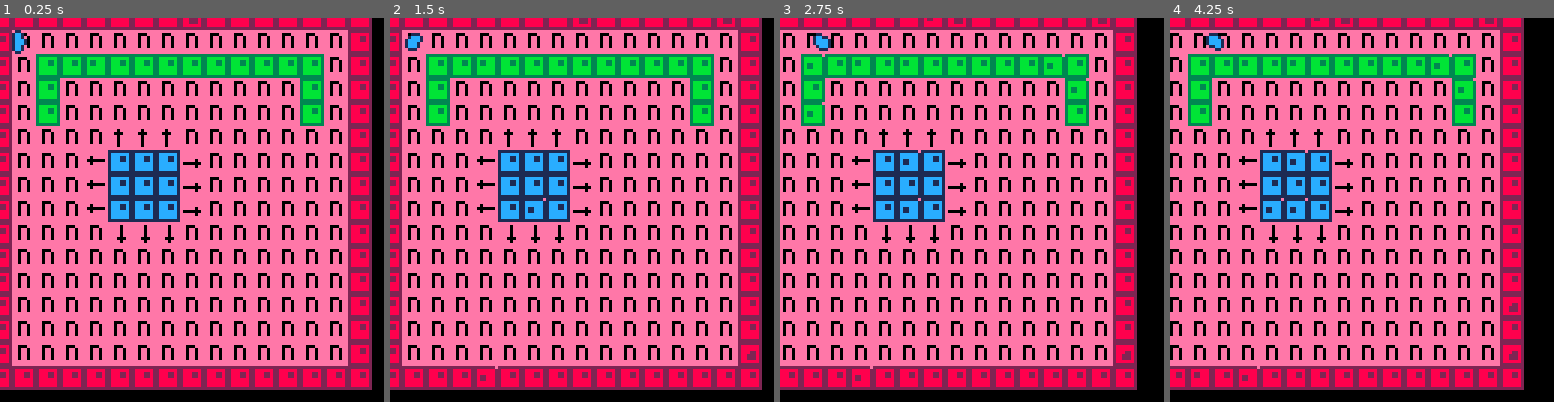
Above: before the commit, frames 1-4 (left to right).
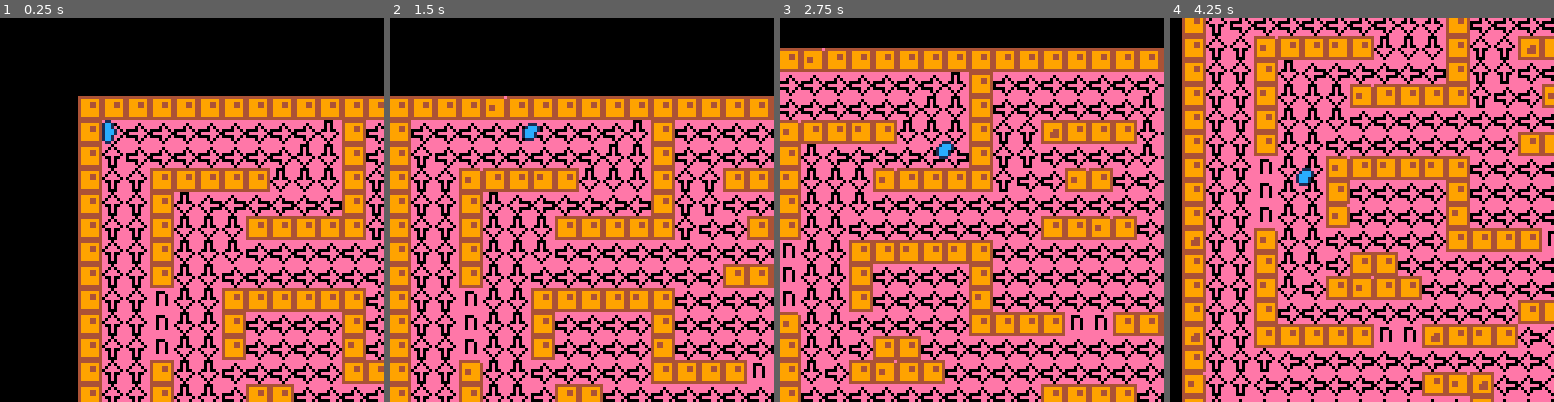
Above: after the commit, the same moments.

Repository: Compynerd255/thehansinator-ludum-dare-38
Game: PICO-8 cartridge game.p8
Two runs of this game, one before a commit and one after it. Both use one fixed random seed, a clock stepped at 60 frames per second and the inputs below.
Inputs:
- Up to frame 1 (0.25 s): no input
- Up to frame 2 (1.5 s): tap X (X key) at 0.33, 1.07 s; tap O (Z key) at 0.7 s
- Up to frame 3 (2.75 s): hold Right 1.6-2.1 s; tap O (Z key) at 1.7, 2.1, 2.5 s; tap X (X key) at 1.85 s; hold Up 2.15-2.42 s; hold Right from 2.47 s (still down)
- Up to frame 4 (4.25 s): tap O (Z key) every 0.4 s from 2.9 to 4.1 s; tap X (X key) at 2.97, 4.08 s; release Right at 3.03 s; hold Left 3.08-3.58 s; hold Down 3.63-3.97 s; hold Right from 4.02 s (still down)

The runs differ from the first frame. In frame 1, 74% of the frame differs, in the area x 0-100%, y 0-100%; in frame 2, 69%; in frame 3, 66%; in frame 4, 71%.

Commit message:
Add an actual fun map to traverse w/o relying on block destruction

Diff:
--- a/game.p8
+++ b/game.p8
@@ -49,11 +49,11 @@
 
 cls(14)
 local camx=
- (player.x)*(fieldwidth-16)/
- fieldwidth
+ (player.x)*(fieldwidth-8)/
+ fieldwidth-4
 local camy=
- (player.y)*(fieldheight-16)/
- fieldheight
+ (player.y)*(fieldheight-8)/
+ fieldheight-4
 camera((camx*8),(camy*8))
 draw_map(camx,camy)
 draw_slime(player)
@@ -341,14 +341,14 @@
 
 end
 __gfx__
-00000000eeeeeeeeeeeeeeeeeeeeeeeeeeeeeeeeeeeeeeeeeeeeeeeeeeeeeeeeeeeeeeeeeeeeeeeeeeeeeeeeeeeeeeeeeeeeeeeeeeeeeeeeeeeeeeeeeeeeeeee
-00000000eeeeeeeeeeeeeeeeeee0eeeeeeee0eeeee000eeeeeeeeeeeeeeeeeeeeeeeeeeeeeeeeeeeeeeeeeeeeeeeeeeeeeeeeeeeeeeeeeeeeeeeeeeeeeeeeeee
-00000000ee0eeeeeeeeeeeeeee000eeeeeee0eeeee0ee0eeeeeeeeeeeeeeeeeeeeeeeeeeeeeeeeeeeeeeeeeeeeeeeeeeeeeeeeeeeeeeeeeeeeeeeeeeeeeeeeee
-00000000e000000eeeeee0eeeee0eeeeeeee0eeeee0ee0eeeeeeeeeeeeeeeeeeeeeeeeeeeeeeeeeeeeeeeeeeeeeeeeeeeeeeeeeeeeeeeeeeeeeeeeeeeeeeeeee
-00000000ee0eeeeee000000eeee0eeeeeeee0eeeee0ee0eeeeeeeeeeeeeeeeeeeeeeeeeeeeeeeeeeeeeeeeeeeeeeeeeeeeeeeeeeeeeeeeeeeeeeeeeeeeeeeeee
-00000000eeeeeeeeeeeee0eeeee0eeeeeee000eeee0ee0eeeeeeeeeeeeeeeeeeeeeeeeeeeeeeeeeeeeeeeeeeeeeeeeeeeeeeeeeeeeeeeeeeeeeeeeeeeeeeeeee
-00000000eeeeeeeeeeeeeeeeeee0eeeeeeee0eeeeeeeeeeeeeeeeeeeeeeeeeeeeeeeeeeeeeeeeeeeeeeeeeeeeeeeeeeeeeeeeeeeeeeeeeeeeeeeeeeeeeeeeeee
-00000000eeeeeeeeeeeeeeeeeeeeeeeeeeeeeeeeeeeeeeeeeeeeeeeeeeeeeeeeeeeeeeeeeeeeeeeeeeeeeeeeeeeeeeeeeeeeeeeeeeeeeeeeeeeeeeeeeeeeeeee
+00000000eeeeeeeeeeeeeeeeeee0eeeeee000eeeeeeeeeeeeeeeeeeeeeeeeeeeeeeeeeeeeeeeeeeeeeeeeeeeeeeeeeeeeeeeeeeeeeeeeeeeeeeeeeeeeeeeeeee
+00000000eee0eeeeeeee0eeeee0e0eeeee0e0eeeee000eeeeeeeeeeeeeeeeeeeeeeeeeeeeeeeeeeeeeeeeeeeeeeeeeeeeeeeeeeeeeeeeeeeeeeeeeeeeeeeeeee
+00000000ee0e0eeeeee0e0eee0eee0eeee0e0eeeee0ee0eeeeeeeeeeeeeeeeeeeeeeeeeeeeeeeeeeeeeeeeeeeeeeeeeeeeeeeeeeeeeeeeeeeeeeeeeeeeeeeeee
+00000000e0ee00000000ee0e0eeeee0ee00e00eeee0ee0eeeeeeeeeeeeeeeeeeeeeeeeeeeeeeeeeeeeeeeeeeeeeeeeeeeeeeeeeeeeeeeeeeeeeeeeeeeeeeeeee
+000000000eeeeee00eeeeee0e00e00ee0eeeee0eee0ee0eeeeeeeeeeeeeeeeeeeeeeeeeeeeeeeeeeeeeeeeeeeeeeeeeeeeeeeeeeeeeeeeeeeeeeeeeeeeeeeeee
+00000000e0ee00000000ee0eee0e0eeee0eee0eeee0ee0eeeeeeeeeeeeeeeeeeeeeeeeeeeeeeeeeeeeeeeeeeeeeeeeeeeeeeeeeeeeeeeeeeeeeeeeeeeeeeeeee
+00000000ee0e0eeeeee0e0eeee0e0eeeee0e0eeeeeeeeeeeeeeeeeeeeeeeeeeeeeeeeeeeeeeeeeeeeeeeeeeeeeeeeeeeeeeeeeeeeeeeeeeeeeeeeeeeeeeeeeee
+00000000eee0eeeeeeee0eeeee000eeeeee0eeeeeeeeeeeeeeeeeeeeeeeeeeeeeeeeeeeeeeeeeeeeeeeeeeeeeeeeeeeeeeeeeeeeeeeeeeeeeeeeeeeeeeeeeeee
 222222222222222e2222222222222222111111111111111e1111111111111111333333333333333e3333333333333333444444444444444e4444444444444444
 288888822888888228888882288888821cccccc11cccccc11cccccc11cccccc13bbbbbb33bbbbbb33bbbbbb33bbbbbb349999994499999944999999449999994
 288822822888888228888882282288821ccc11c11cccccc11cccccc11c11ccc13bbb33b33bbbbbb33bbbbbb33b33bbb349994494499999944999999449449994
@@ -405,7 +405,7 @@
 e222222ee222222eee2882eeee2882eee111111ee111111eee1cc1eeee1cc1eee333333ee333333eee3bb3eeee3bb3eee444444ee444444eee4994eeee4994ee
 eeeeeeeeeeeeeeeeee2882eeee2882eeeeeeeeeeeeeeeeeeee1cc1eeee1cc1eeeeeeeeeeeeeeeeeeee3bb3eeee3bb3eeeeeeeeeeeeeeeeeeee4994eeee4994ee
 eeeeeeeeeeeeeeeeeee22eeeeee22eeeeeeeeeeeeeeeeeeeeee11eeeeee11eeeeeeeeeeeeeeeeeeeeee33eeeeee33eeeeeeeeeeeeeeeeeeeeee44eeeeee44eee
-eeeeeeeeeeeeeeeeeeeeeeeeeeeeeeeeeeeeeeeeeeeeeeeeeeeeeeeeeeeeeeeeeeeeeeeeeeeeeeeeeeeeeeeeeeeeeeeeeeeeeeeeeeeeeeeeeeeeeeeeeeeeeeee
+eeeeeeeeeeeeeeeeeeeeeeeeeeeeeeeeeeeeeeeeeeeeeeeeeeeeeeeec1c1eeeeeeeeeeeeeeeeeeeeeeeeeeeeeeeeeeeeeeeeeeeeeeeeeeeeeeeeeeeeeeeeeeee
 eeeeeeeeeeeeeeeeeeeeeeeeeeeeeeeeeeeeeeeeeeeeeeeeeeeeeeeeeeeeeeeeeeeeeeeeeeeeeeeeeeeeeeeeeeeeeeeeeeeeeeeeeeeeeeeeeeeeeeeeeeeeeeee
 eeeeeeeeeeeeeeeeeeeeeeeeeeeeeeeeeeeeeeeeeeeeeeeeeeeeeeeeeeeeeeeeeeeeeeeeeeeeeeeeeeeeeeeeeeeeeeeeeeeeeeeeeeeeeeeeeeeeeeeeeeeeeeee
 eeeeeeeeeeeeeeeeeeeeeeeeeeeeeeeeeeeeeeeeeeeeeeeeeeeeeeeeeeeeeeeeeeeeeeeeeeeeeeeeeeeeeeeeeeeeeeeeeeeeeeeeeeeeeeeeeeeeeeeeeeeeeeee
@@ -474,165 +474,165 @@
 0201010101010000000000000000000002020202020202020202020202020202000000000000000000000000000000000000000000000000000000000000000000000000000000000000000000000000000000000000000000000000000000000000000000000000000000000000000000000000000000000000000000000000
 0000000000000000000000000000000000000000000000000000000000000000000000000000000000000000000000000000000000000000000000000000000000000000000000000000000000000000000000000000000000000000000000000000000000000000000000000000000000000000000000000000000000000000
 __map__
-1010101010101010101010101010101000000000000000000000000000000000000000000000000000000000000000000000000000000000000000000000000000000000000000000000000000000000000000000000000000000000000000000000000000000000000000000000000000000000000000000000000000000000
-1005050505050505050505050505051000000000000000000000000000000000000000000000000000000000000000000000000000000000000000000000000000000000000000000000000000000000000000000000000000000000000000000000000000000000000000000000000000000000000000000000000000000000
-1005181818181818181818181818051000000000000000000000000000000000000000000000000000000000000000000000000000000000000000000000000000000000000000000000000000000000000000000000000000000000000000000000000000000000000000000000000000000000000000000000000000000000
-1005180505050505050505050518051000000000000000000000000000000000000000000000000000000000000000000000000000000000000000000000000000000000000000000000000000000000000000000000000000000000000000000000000000000000000000000000000000000000000000000000000000000000
-1005180505050505050505050518051000000000000000000000000000000000000000000000000000000000000000000000000000000000000000000000000000000000000000000000000000000000000000000000000000000000000000000000000000000000000000000000000000000000000000000000000000000000
-1005050505030303050505050505051000000000000000000000000000000000000000000000000000000000000000000000000000000000000000000000000000000000000000000000000000000000000000000000000000000000000000000000000000000000000000000000000000000000000000000000000000000000
-1005050501141414020505050505051000000000000000000000000000000000000000000000000000000000000000000000000000000000000000000000000000000000000000000000000000000000000000000000000000000000000000000000000000000000000000000000000000000000000000000000000000000000
-1005050501141414020505050505051000000000000000000000000000000000000000000000000000000000000000000000000000000000000000000000000000000000000000000000000000000000000000000000000000000000000000000000000000000000000000000000000000000000000000000000000000000000
-1005050501141414020505050505051000000000000000000000000000000000000000000000000000000000000000000000000000000000000000000000000000000000000000000000000000000000000000000000000000000000000000000000000000000000000000000000000000000000000000000000000000000000
-1005050505040404050505050505051000000000000000000000000000000000000000000000000000000000000000000000000000000000000000000000000000000000000000000000000000000000000000000000000000000000000000000000000000000000000000000000000000000000000000000000000000000000
-1005050505050505050505050505051000000000000000000000000000000000000000000000000000000000000000000000000000000000000000000000000000000000000000000000000000000000000000000000000000000000000000000000000000000000000000000000000000000000000000000000000000000000
-1005050505050505050505050505051000000000000000000000000000000000000000000000000000000000000000000000000000000000000000000000000000000000000000000000000000000000000000000000000000000000000000000000000000000000000000000000000000000000000000000000000000000000
-1005050505050505050505050505051000000000000000000000000000000000000000000000000000000000000000000000000000000000000000000000000000000000000000000000000000000000000000000000000000000000000000000000000000000000000000000000000000000000000000000000000000000000
-1005050505050505050505050505051000000000000000000000000000000000000000000000000000000000000000000000000000000000000000000000000000000000000000000000000000000000000000000000000000000000000000000000000000000000000000000000000000000000000000000000000000000000
-1005050505050505050505050505051000000000000000000000000000000000000000000000000000000000000000000000000000000000000000000000000000000000000000000000000000000000000000000000000000000000000000000000000000000000000000000000000000000000000000000000000000000000
-1010101010101010101010101010101000000000000000000000000000000000000000000000000000000000000000000000000000000000000000000000000000000000000000000000000000000000000000000000000000000000000000000000000000000000000000000000000000000000000000000000000000000000
-0000000000000000000000000000000000000000000000000000000000000000000000000000000000000000000000000000000000000000000000000000000000000000000000000000000000000000000000000000000000000000000000000000000000000000000000000000000000000000000000000000000000000000
-0000000000000000000000000000000000000000000000000000000000000000000000000000000000000000000000000000000000000000000000000000000000000000000000000000000000000000000000000000000000000000000000000000000000000000000000000000000000000000000000000000000000000000
-0000000000000000000000000000000000000000000000000000000000000000000000000000000000000000000000000000000000000000000000000000000000000000000000000000000000000000000000000000000000000000000000000000000000000000000000000000000000000000000000000000000000000000
-0000000000000000000000000000000000000000000000000000000000000000000000000000000000000000000000000000000000000000000000000000000000000000000000000000000000000000000000000000000000000000000000000000000000000000000000000000000000000000000000000000000000000000
-0000000000000000000000000000000000000000000000000000000000000000000000000000000000000000000000000000000000000000000000000000000000000000000000000000000000000000000000000000000000000000000000000000000000000000000000000000000000000000000000000000000000000000
-0000000000000000000000000000000000000000000000000000000000000000000000000000000000000000000000000000000000000000000000000000000000000000000000000000000000000000000000000000000000000000000000000000000000000000000000000000000000000000000000000000000000000000
-0000000000000000000000000000000000000000000000000000000000000000000000000000000000000000000000000000000000000000000000000000000000000000000000000000000000000000000000000000000000000000000000000000000000000000000000000000000000000000000000000000000000000000
-0000000000000000000000000000000000000000000000000000000000000000000000000000000000000000000000000000000000000000000000000000000000000000000000000000000000000000000000000000000000000000000000000000000000000000000000000000000000000000000000000000000000000000
-0000000000000000000000000000000000000000000000000000000000000000000000000000000000000000000000000000000000000000000000000000000000000000000000000000000000000000000000000000000000000000000000000000000000000000000000000000000000000000000000000000000000000000
-0000000000000000000000000000000000000000000000000000000000000000000000000000000000000000000000000000000000000000000000000000000000000000000000000000000000000000000000000000000000000000000000000000000000000000000000000000000000000000000000000000000000000000
-0000000000000000000000000000000000000000000000000000000000000000000000000000000000000000000000000000000000000000000000000000000000000000000000000000000000000000000000000000000000000000000000000000000000000000000000000000000000000000000000000000000000000000
-0000000000000000000000000000000000000000000000000000000000000000000000000000000000000000000000000000000000000000000000000000000000000000000000000000000000000000000000000000000000000000000000000000000000000000000000000000000000000000000000000000000000000000
-0000000000000000000000000000000000000000000000000000000000000000000000000000000000000000000000000000000000000000000000000000000000000000000000000000000000000000000000000000000000000000000000000000000000000000000000000000000000000000000000000000000000000000
-0000000000000000000000000000000000000000000000000000000000000000000000000000000000000000000000000000000000000000000000000000000000000000000000000000000000000000000000000000000000000000000000000000000000000000000000000000000000000000000000000000000000000000
-0000000000000000000000000000000000000000000000000000000000000000000000000000000000000000000000000000000000000000000000000000000000000000000000000000000000000000000000000000000000000000000000000000000000000000000000000000000000000000000000000000000000000000
-0000000000000000000000000000000000000000000000000000000000000000000000000000000000000000000000000000000000000000000000000000000000000000000000000000000000000000000000000000000000000000000000000000000000000000000000000000000000000000000000000000000000000000
-…(130 lines of a section not shown)…
+1c1c1c1c1c1c1c1c1c1c1c1c1c1c1c1c1c1c1c1c1c1c1c1c1c1c1c1c1c1c1c1c000000000000000000000000000000000000000000000000000000000000000000000000000000000000000000000000000000000000000000000000000000000000000000000000000000000000000000000000000000000000000000000000
+1c020202020202020202041c02020202020202041c020202020202020202041c000000000000000000000000000000000000000000000000000000000000000000000000000000000000000000000000000000000000000000000000000000000000000000000000000000000000000000000000000000000000000000000000
+1c030202020202020204041c02020202020204041c030202020202020204041c000000000000000000000000000000000000000000000000000000000000000000000000000000000000000000000000000000000000000000000000000000000000000000000000000000000000000000000000000000000000000000000000
+1c03031c1c1c1c1c0404041c03031c1c1c1c04041c0303031c1c1c1c1c04041c000000000000000000000000000000000000000000000000000000000000000000000000000000000000000000000000000000000000000000000000000000000000000000000000000000000000000000000000000000000000000000000000
+1c03031c040101010101011c03030202020204041c030101010101011c04041c000000000000000000000000000000000000000000000000000000000000000000000000000000000000000000000000000000000000000000000000000000000000000000000000000000000000000000000000000000000000000000000000
+1c03031c0404041c1c1c1c1c0302021c1c0202041c1c1c1c1c0101031c04041c000000000000000000000000000000000000000000000000000000000000000000000000000000000000000000000000000000000000000000000000000000000000000000000000000000000000000000000000000000000000000000000000
+1c03031c0404040202020202020202020202020202020202020303031c04041c000000000000000000000000000000000000000000000000000000000000000000000000000000000000000000000000000000000000000000000000000000000000000000000000000000000000000000000000000000000000000000000000
+1c03031c040402020202020202021c1c1c1c020202020202020203031c04041c000000000000000000000000000000000000000000000000000000000000000000000000000000000000000000000000000000000000000000000000000000000000000000000000000000000000000000000000000000000000000000000000
+1c03030504041c1c1c1c1c1c02020202020202021c1c1c1c1c1c03030504041c000000000000000000000000000000000000000000000000000000000000000000000000000000000000000000000000000000000000000000000000000000000000000000000000000000000000000000000000000000000000000000000000
+1c03030504041c020202021c02020202020202021c020202021c03030504041c000000000000000000000000000000000000000000000000000000000000000000000000000000000000000000000000000000000000000000000000000000000000000000000000000000000000000000000000000000000000000000000000
+1c03030504041c020202021c02020202020202021c020202021c03030504041c000000000000000000000000000000000000000000000000000000000000000000000000000000000000000000000000000000000000000000000000000000000000000000000000000000000000000000000000000000000000000000000000
+1c03031c040402020202021c1c1c1c05051c1c1c1c020202020303031c04041c000000000000000000000000000000000000000000000000000000000000000000000000000000000000000000000000000000000000000000000000000000000000000000000000000000000000000000000000000000000000000000000000
+1c03031c0404021c1c02020202020202020202020202021c1c0303031c04041c000000000000000000000000000000000000000000000000000000000000000000000000000000000000000000000000000000000000000000000000000000000000000000000000000000000000000000000000000000000000000000000000
+1c03031c04021c1c1c1c0202020202020202020202021c1c1c1c03031c04041c000000000000000000000000000000000000000000000000000000000000000000000000000000000000000000000000000000000000000000000000000000000000000000000000000000000000000000000000000000000000000000000000
+1c03031c020202020202020202021c1c1c1c020202020202020202031c04041c000000000000000000000000000000000000000000000000000000000000000000000000000000000000000000000000000000000000000000000000000000000000000000000000000000000000000000000000000000000000000000000000
+1c03031c1c1c1c1c05051c1c1c1c010101011c1c1c1c05051c1c1c1c1c04041c000000000000000000000000000000000000000000000000000000000000000000000000000000000000000000000000000000000000000000000000000000000000000000000000000000000000000000000000000000000000000000000000
+1c0303030101010101010101010101010101010101010101010101010104041c000000000000000000000000000000000000000000000000000000000000000000000000000000000000000000000000000000000000000000000000000000000000000000000000000000000000000000000000000000000000000000000000
+1c0303010101010101011c1c1c0101010101011c1c1c0101010101010101041c000000000000000000000000000000000000000000000000000000000000000000000000000000000000000000000000000000000000000000000000000000000000000000000000000000000000000000000000000000000000000000000000
+1c03010101010101010101011c0101010101011c01010101010101010101011c000000000000000000000000000000000000000000000000000000000000000000000000000000000000000000000000000000000000000000000000000000000000000000000000000000000000000000000000000000000000000000000000
+1c1c1c1c1c1c1c01010101011c1c010101011c1c01010101011c1c1c1c1c1c1c000000000000000000000000000000000000000000000000000000000000000000000000000000000000000000000000000000000000000000000000000000000000000000000000000000000000000000000000000000000000000000000000
+1c0401010101010101010103031c010101011c0401010101010101010101011c000000000000000000000000000000000000000000000000000000000000000000000000000000000000000000000000000000000000000000000000000000000000000000000000000000000000000000000000000000000000000000000000
+1c0404010101010101011c03031c010101011c04041c0101010101010101031c000000000000000000000000000000000000000000000000000000000000000000000000000000000000000000000000000000000000000000000000000000000000000000000000000000000000000000000000000000000000000000000000
+1c0404041c1c1c1c1c1c1c03031c1c1c1c1c1c04041c1c1c1c1c1c1c0103031c000000000000000000000000000000000000000000000000000000000000000000000000000000000000000000000000000000000000000000000000000000000000000000000000000000000000000000000000000000000000000000000000
+1c04041c0202020202020203030101010101010104020202020202041c03031c000000000000000000000000000000000000000000000000000000000000000000000000000000000000000000000000000000000000000000000000000000000000000000000000000000000000000000000000000000000000000000000000
+1c04041c0302020202020401010101010101010101030202020204041c03031c000000000000000000000000000000000000000000000000000000000000000000000000000000000000000000000000000000000000000000000000000000000000000000000000000000000000000000000000000000000000000000000000
+1c04041c03031c1c1c0404011c1c1c1c1c1c1c1c0303031c1c1c04041c03031c000000000000000000000000000000000000000000000000000000000000000000000000000000000000000000000000000000000000000000000000000000000000000000000000000000000000000000000000000000000000000000000000
+1c04041c030303031c04041c02020202020202041c03031c040404041c03031c000000000000000000000000000000000000000000000000000000000000000000000000000000000000000000000000000000000000000000000000000000000000000000000000000000000000000000000000000000000000000000000000
+1c04041c030303031c04041c03020202020204041c03031c040404041c03031c000000000000000000000000000000000000000000000000000000000000000000000000000000000000000000000000000000000000000000000000000000000000000000000000000000000000000000000000000000000000000000000000
+1c04041c1c1c03030104041c03031c1c1c1c04041c03030204041c1c1c03031c000000000000000000000000000000000000000000000000000000000000000000000000000000000000000000000000000000000000000000000000000000000000000000000000000000000000000000000000000000000000000000000000
+1c0402020202020202020202020202020202020202020202020202020203031c000000000000000000000000000000000000000000000000000000000000000000000000000000000000000000000000000000000000000000000000000000000000000000000000000000000000000000000000000000000000000000000000
+1c0202020202020202020202020202020202020202020202020202020202031c000000000000000000000000000000000000000000000000000000000000000000000000000000000000000000000000000000000000000000000000000000000000000000000000000000000000000000000000000000000000000000000000
+1c1c1c1c1c1c1c1c1c1c1c1c1c1c1c1c1c1c1c1c1c1c1c1c1c1c1c1c1c1c1c1c000000000000000000000000000000000000000000000000000000000000000000000000000000000000000000000000000000000000000000000000000000000000000000000000000000000000000000000000000000000000000000000000
+…(130 lines of a section not shown)…
Not shown, changed: sprites/spritesheet.ase
Not shown, changed: sprites/spritesheet.png
